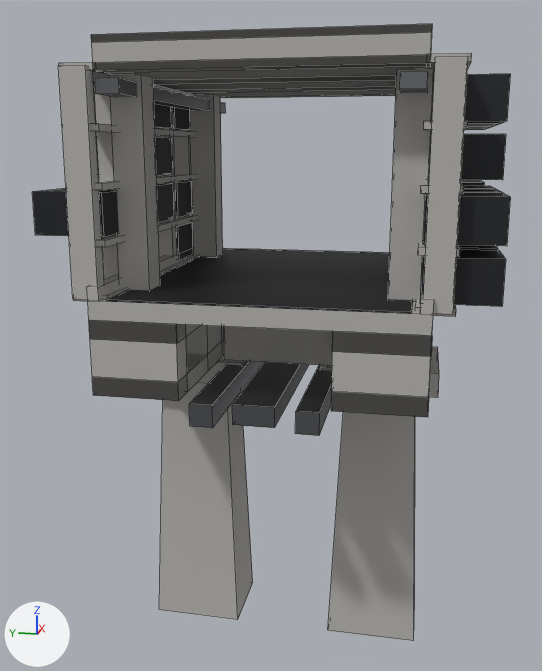
What one commit did to the FBX model Assets/_Project/04.Art/02.Models/Megastructure/SM_Mega_Habitat.fbx.
Camera for both pictures: a 50 mm camera at (-90.2, -15.6, 46.6) aimed at (0.1, 2.4, 24.0). Every picture has the same lights, and +X, +Y and +Z are marked at lower left. The older version comes first. Mesh edges are drawn as thin lines. Where no turn or scale is listed for an object, it has been applied to the vertices. Vertices at exactly the same position are counted once.

The first picture shows 'SM_Mega_Habitat'.
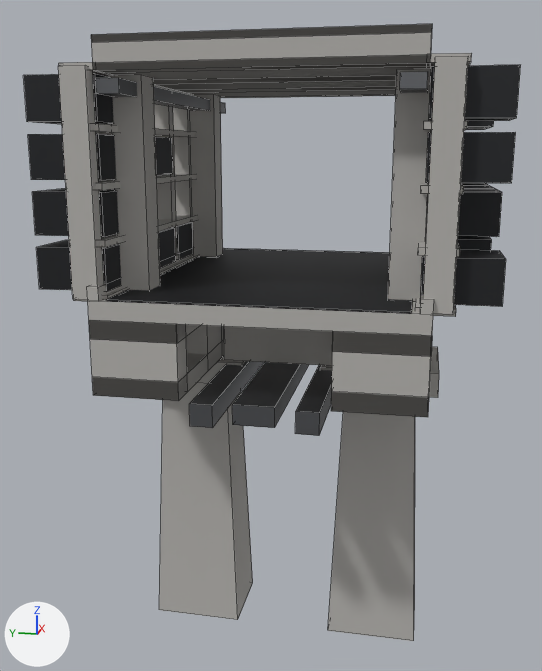
Location of each change, [x1, y1, x2, y2] in pixels of the pictures (542 x 671 px; the box of a moved part takes in the faces that stretch with it):
'SM_Mega_Habitat', reshaped
    before: [32, 24, 511, 641]
    after: [24, 24, 521, 641]
part 1 of me_sm_mega_habitat, moved or reshaped (not visible before)
    after: [461, 183, 489, 186]
part 2 of me_sm_mega_habitat, moved or reshaped
    before: [423, 193, 511, 246]
    after: [426, 132, 516, 183]
part 3 of me_sm_mega_habitat, moved or reshaped
    before: [431, 74, 511, 124]
    after: [429, 65, 521, 121]
part 4 of me_sm_mega_habitat, moved or reshaped
    before: [157, 183, 174, 222]
    after: [36, 240, 121, 292]
part 5 of me_sm_mega_habitat, moved or reshaped
    before: [175, 181, 193, 217]
    after: [159, 227, 176, 268]
part 6 of me_sm_mega_habitat, moved or reshaped
    before: [154, 104, 172, 128]
    after: [28, 134, 116, 180]
part 7 of me_sm_mega_habitat, moved or reshaped
    before: [173, 107, 190, 130]
    after: [24, 74, 114, 124]
part 8 of me_sm_mega_habitat, deleted
    before: [428, 124, 506, 250]

The change in detail:
me_sm_mega_habitat is used by ob_sm_mega_habitat; location (0.0, 0.0, 0.0).
me_sm_mega_habitat had 864 vertices, 672 faces and spanned x -21.0..21.0, y -23.2..23.3, z -14.0..57.2.
me_sm_mega_habitat now has 784 vertices, 612 faces and spans x -21.0..21.0, y -23.2..23.3, z -14.0..57.2.
me_sm_mega_habitat part 1: the loose piece of 8 vertices spanning x 4.7..11.1, y -23.2..-15.7, z 32.6..37.0 is moved by (0.0, 0.0, 5.6).
me_sm_mega_habitat part 2: the loose piece of 8 vertices spanning x -19.0..-12.6, y -23.2..-15.7, z 38.2..42.6 is moved by (0.0, 0.0, 5.6).
me_sm_mega_habitat part 3: the loose piece of 8 vertices spanning x -11.1..-4.7, y -23.2..-15.7, z 49.4..53.8 is moved by (-7.9, 0.0, 0.0).
me_sm_mega_habitat part 4: the loose piece of 8 vertices spanning x -3.2..3.2, y 15.8..23.3, z 38.2..42.6 is moved by (-15.8, 0.0, -5.6).
me_sm_mega_habitat part 5: the loose piece of 8 vertices spanning x 4.7..11.1, y 15.8..23.3, z 38.2..42.6 is moved by (-7.9, 0.0, -5.6).
me_sm_mega_habitat part 6: the loose piece of 8 vertices spanning x -3.2..3.2, y 15.8..23.3, z 49.4..53.8 is moved by (-15.8, 0.0, -5.6).
me_sm_mega_habitat part 7: the loose piece of 8 vertices spanning x 4.7..11.1, y 15.8..23.3, z 49.4..53.8 is moved by (-23.8, 0.0, 0.0).
me_sm_mega_habitat part 8: 10 loose pieces with 80 vertices, spanning x -11.1..19.0, y -23.2..23.3, z 32.6..53.8, are deleted.
Other edits to the shape of me_sm_mega_habitat do not show in these pictures.
